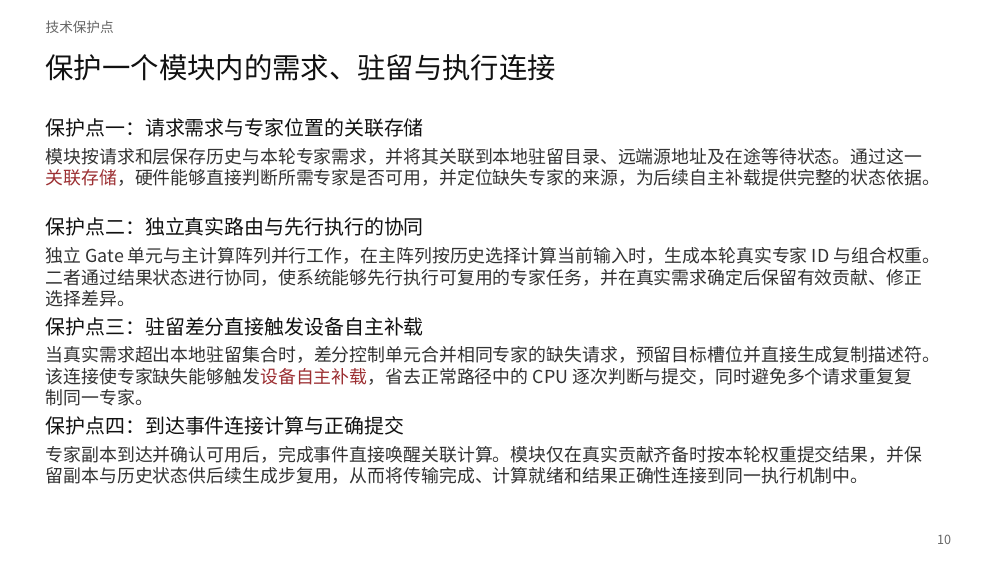
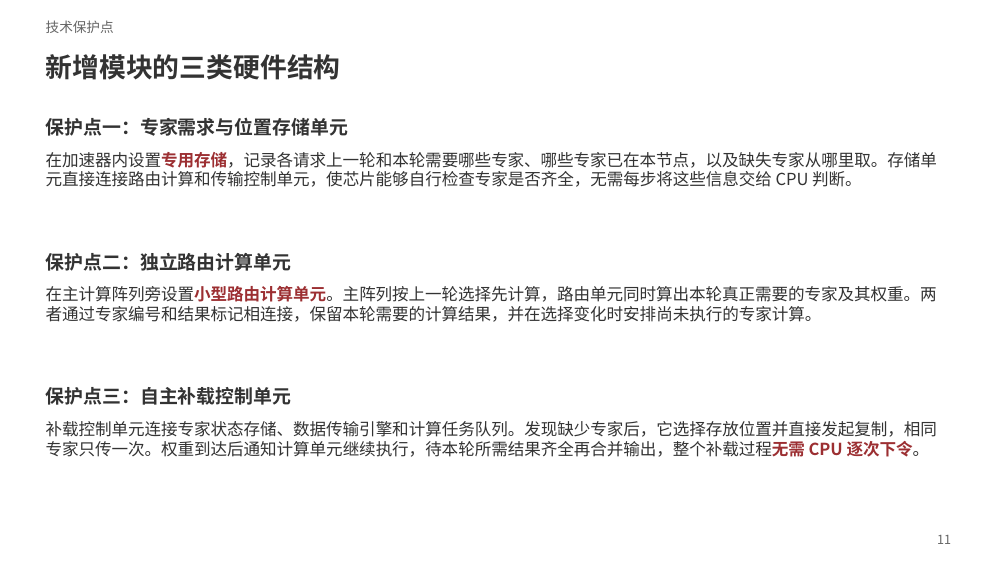
Before and after one commit to Frandium/kv_cache, a slide deck: slide 11 of main_swapmoe/patents/ppt/MoE解码专家驻留与自主补载.pptx (slide 10 before the commit). Drawn at 1008x567 pixels with LibreOffice and Linux fonts; fonts in the diff are those of the drawing. Boxes give left, top, right and bottom in pixels: in the first picture for what was removed or moved away, otherwise in the second. Text is boxed around its words. In the diff, an @@ line names an element or a change of style, - is before the commit and + after.

```diff
--- a/main_swapmoe/patents/ppt/MoE解码专家驻留与自主补载.pptx
+++ b/main_swapmoe/patents/ppt/MoE解码专家驻留与自主补载.pptx
@@ text at [46,54,341,80]: text changed; size 27 to 25.5 pt; font Noto Sans CJK SC to Noto Sans CJK JP; text colour #111111 to #333333; bold on @@
-保护一个模块内的需求、驻留与执行连接
+新增模块的三类硬件结构
@@ text at [46,118,348,136]: text changed; size 19 to 18 pt; font Noto Sans CJK SC to Noto Sans CJK JP; text colour #111111 to #333333; bold on @@
-保护点一：请求需求与专家位置的关联存储
+保护点一：专家需求与位置存储单元
@@ text at [46,152,937,187]: text changed; size 17 to 15.8 pt; font Noto Sans CJK SC to Noto Sans CJK JP @@
-模块按请求和层保存历史与本轮专家需求，并将其关联到本地驻留目录、远端源地址及在途等待状态。通过这一
-关联存储，硬件能够直接判断所需专家是否可用，并定位缺失专家的来源，为后续自主补载提供完整的状态依据。
+在加速器内设置专用存储，记录各请求上一轮和本轮需要哪些专家、哪些专家已在本节点，以及缺失专家从哪里取。存储单
+元直接连接路由计算和传输控制单元，使芯片能够自行检查专家是否齐全，无需每步将这些信息交给 CPU 判断。
@@ text at [46,253,292,271]: text changed; size 19 to 18 pt; font Noto Sans CJK SC to Noto Sans CJK JP; text colour #111111 to #333333; bold on @@
-保护点二：独立真实路由与先行执行的协同
+保护点二：独立路由计算单元
@@ text at [46,286,937,322]: text changed; size 17 to 15.8 pt; font Noto Sans CJK SC to Noto Sans CJK JP @@
-独立 Gate 单元与主计算阵列并行工作，在主阵列按历史选择计算当前输入时，生成本轮真实专家 ID 与组合权重。
-二者通过结果状态进行协同，使系统能够先行执行可复用的专家任务，并在真实需求确定后保留有效贡献、修正
-选择差异。
+在主计算阵列旁设置小型路由计算单元。主阵列按上一轮选择先计算，路由单元同时算出本轮真正需要的专家及其权重。两
+者通过专家编号和结果标记相连接，保留本轮需要的计算结果，并在选择变化时安排尚未执行的专家计算。
@@ text at [46,387,292,405]: text changed; size 19 to 18 pt; font Noto Sans CJK SC to Noto Sans CJK JP; text colour #111111 to #333333; bold on @@
-保护点三：驻留差分直接触发设备自主补载
+保护点三：自主补载控制单元
@@ text removed at [46,416,404,435] @@
-保护点四：到达事件连接计算与正确提交
@@ text at [46,421,937,457]: text changed; size 17 to 15.8 pt; font Noto Sans CJK SC to Noto Sans CJK JP @@
-当真实需求超出本地驻留集合时，差分控制单元合并相同专家的缺失请求，预留目标槽位并直接生成复制描述符。
-该连接使专家缺失能够触发设备自主补载，省去正常路径中的 CPU 逐次判断与提交，同时避免多个请求重复复
-制同一专家。
+补载控制单元连接专家状态存储、数据传输引擎和计算任务队列。发现缺少专家后，它选择存放位置并直接发起复制，相同
+专家只传一次。权重到达后通知计算单元继续执行，待本轮所需结果齐全再合并输出，整个补载过程无需 CPU 逐次下令。
@@ text removed at [46,446,923,484] @@
-专家副本到达并确认可用后，完成事件直接唤醒关联计算。模块仅在真实贡献齐备时按本轮权重提交结果，并保
-留副本与历史状态供后续生成步复用，从而将传输完成、计算就绪和结果正确性连接到同一执行机制中。
@@ text at [937,535,951,544]: text changed @@
-10
+11
```
Also in this commit, not shown: 14 other slides changed, 1 slide added, 2 other files.
